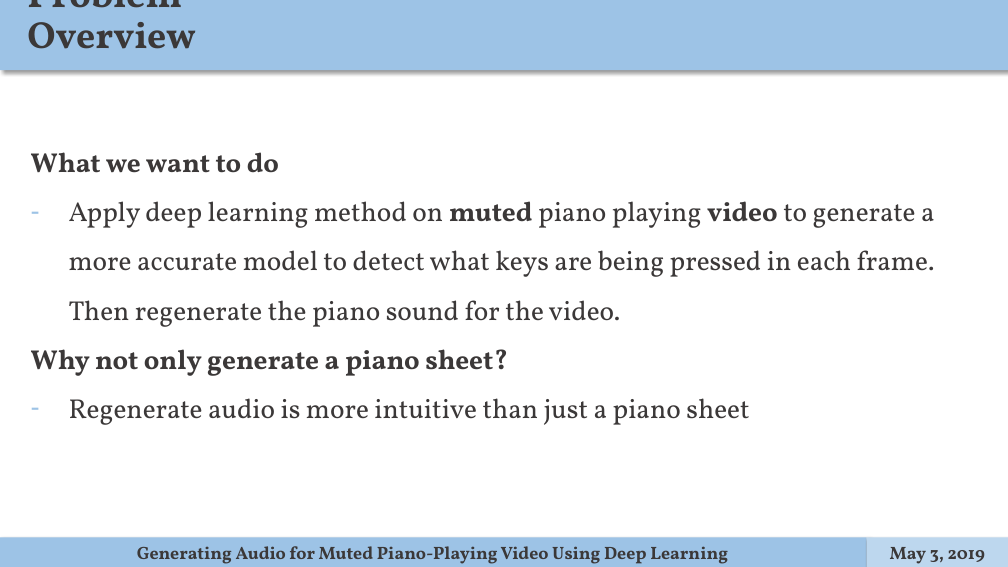
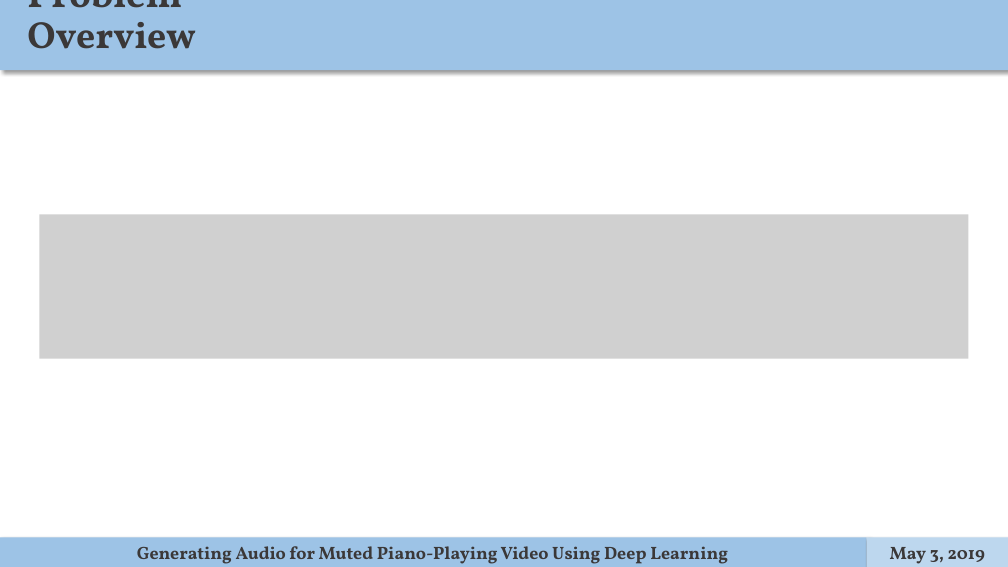
Before and after one commit to ppfish45/AI-Pianist, a slide deck: slide 2 of docs/presentation/slides.pptx (slide 3 before the commit). Drawn at 1008x567 pixels with LibreOffice and Linux fonts; fonts in the diff are those of the drawing; grey boxes stand for pictures. Boxes give left, top, right and bottom in pixels: in the first picture for what was removed or moved away, otherwise in the second. Text is boxed around its words. In the diff, an @@ line names an element or a change of style, - is before the commit and + after.

```diff
--- a/docs/presentation/slides.pptx
+++ b/docs/presentation/slides.pptx
@@ text removed at box(31, 152, 935, 425) @@
-What we want to do
-– Apply deep learning method on muted piano playing video to generate a more accurate model to detect what keys are being pressed in each frame. Then regenerate the piano sound for the video.
-Why not only generate a piano sheet?
-– Regenerate audio is more intuitive than just a piano sheet
@@ picture added at box(39, 215, 969, 359) @@
```
Also in this commit, not shown: 1 other slide changed, 19 slides added.
